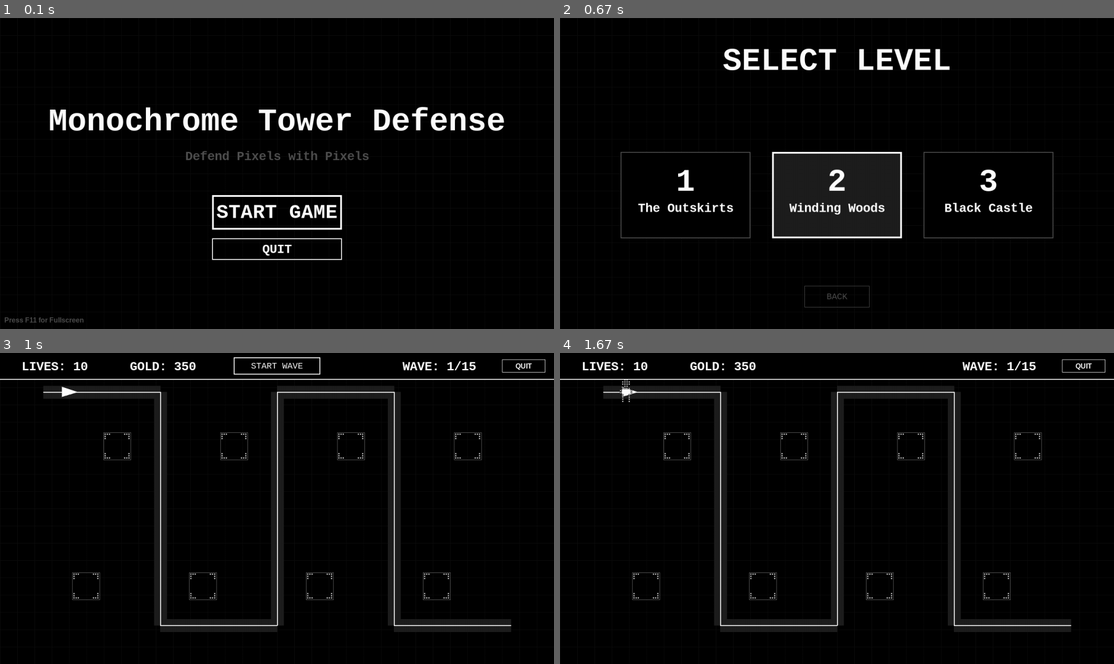
Above: before the commit, frames 1-4 (two rows, left to right).
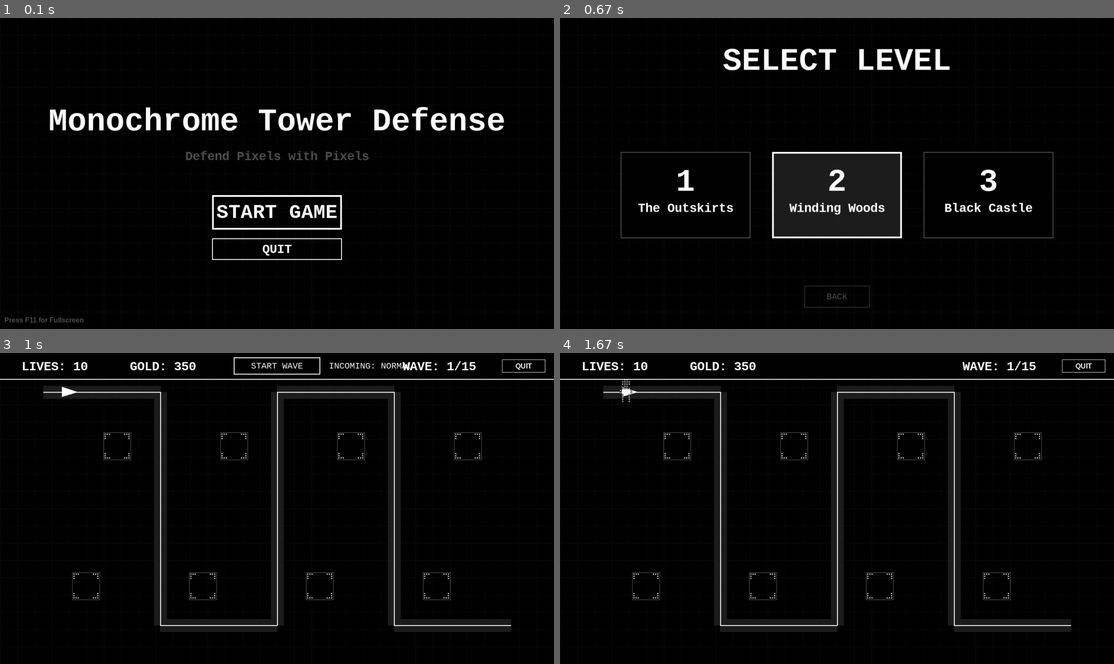
Above: after the commit, the same moments.

Repository: Bazigagrunt/PyGame-TD
Game: pygame game, started from TD-Game-ver1-nowfinalxd.py
Same seed, same stepped clock (60 frames per second), same inputs: the game is played once before the commit and once after it.
Inputs (mouse positions are in pixels of both pictures, inside the frame that each line leads up to):
- Up to frame 1 (0.1 s): no input
- Up to frame 2 (0.67 s): click "START GAME" at 0.38 s
- Up to frame 3 (1 s): click (277, 530) at 0.72 s
- Up to frame 4 (1.67 s): click "START WAVE" at 1.05 s; click (1041, 617) at 1.38 s

Frames 1-2 are identical in both runs. In frame 3, 0.2% of the frame differs, in the area x 59-75%, y 3-6%; in frame 4, nothing differs.

Commit message:
Added conformation quit + next wave details

Diff:
--- a/TD-Game-ver1-nowfinalxd.py
+++ b/TD-Game-ver1-nowfinalxd.py
@@ -19,6 +19,7 @@
 COLOR_GRAY = (80, 80, 80)
 COLOR_DARK_GRAY = (40, 40, 40)
 COLOR_PURE_GREEN = (50, 255, 50)
+COLOR_RED = (255, 50, 50)
 
 # Enums
 class GameState(Enum):
@@ -271,7 +272,6 @@
     {
         'id': 1, 'name': "The Outskirts", 'startGold': 250, 'startLives': 10,
         'path': [(0, 50), (100, 50), (100, 200), (300, 200), (300, 100), (500, 100), (500, 300), (600, 300)],
-        # Build spots adjusted for distance
         'buildSpots': [(140, 170), (70, 90), (340, 170), (260, 140), (460, 140), (540, 260)],
         'waves': generate_waves_for_level(1.0)
     },
@@ -487,6 +487,7 @@
         self.gold = 0
         self.wave_index = 0
         self.completed_levels = set()
+        self.menu_quit_confirm = False # Toggle for quit confirmation
 
         self.towers = []
         self.enemies = []
@@ -841,6 +842,13 @@
                 txt = self.font_small.render("START WAVE", True, txt_color)
                 self.screen.blit(txt, txt.get_rect(center=btn_rect.center))
                 self.ui_rects["START_WAVE"] = btn_rect
+
+                # --- NEXT ENEMY TEXT ---
+                next_wave_data = self.current_level['waves'][self.wave_index]
+                e_type_name = next_wave_data['enemyType'].name
+                info_txt = self.font_small.render(f"INCOMING: {e_type_name}", True, COLOR_WHITE)
+                # Position it to the right of the button
+                self.screen.blit(info_txt, (btn_rect.right + 20, btn_rect.centery - info_txt.get_height()//2))
 
             quit_rect = pygame.Rect(self.current_w - 120, 15, 100, 30)
             pygame.draw.rect(self.screen, COLOR_WHITE, quit_rect, 1)
@@ -1036,10 +1044,19 @@
                             btn_rect = pygame.Rect(self.current_w//2 - 150, self.current_h//2 + 50, 300, 80)
                             if btn_rect.collidepoint(pos):
                                 self.state = GameState.LEVEL_SELECT
+                                self.menu_quit_confirm = False # Reset if leaving menu
+
                             quit_mm_rect = pygame.Rect(self.current_w//2 - 150, self.current_h//2 + 150, 300, 50)
                             if quit_mm_rect.collidepoint(pos):
-                                pygame.quit()
-                                sys.exit()
+                                if self.menu_quit_confirm:
+                                    pygame.quit()
+                                    sys.exit()
+                                else:
+                                    self.menu_quit_confirm = True
+                            else:
+                                # Clicked elsewhere, reset confirm
+                                self.menu_quit_confirm = False
+
                         elif self.state == GameState.LEVEL_SELECT:
                             w, h = 300, 200
                             gap = 50
@@ -1117,10 +1134,17 @@
                 pygame.draw.rect(self.screen, COLOR_WHITE, btn_rect, 4)
                 txt = self.font_large.render("START GAME", True, COLOR_WHITE)
                 self.screen.blit(txt, txt.get_rect(center=btn_rect.center))
+
+                # --- MODIFIED QUIT BUTTON RENDER ---
                 quit_mm_rect = pygame.Rect(self.current_w//2 - 150, self.current_h//2 + 150, 300, 50)
                 pygame.draw.rect(self.screen, COLOR_WHITE, quit_mm_rect, 2)
-                q_txt = self.font_med.render("QUIT", True, COLOR_WHITE)
+
+                q_text_str = "REALLY QUIT?" if self.menu_quit_confirm else "QUIT"
+                q_color = COLOR_RED if self.menu_quit_confirm else COLOR_WHITE
+
+                q_txt = self.font_med.render(q_text_str, True, q_color)
                 self.screen.blit(q_txt, q_txt.get_rect(center=quit_mm_rect.center))
+
                 hint = self.font_tiny.render("Press F11 for Fullscreen", True, COLOR_GRAY)
                 self.screen.blit(hint, (10, self.current_h - 30))
 
